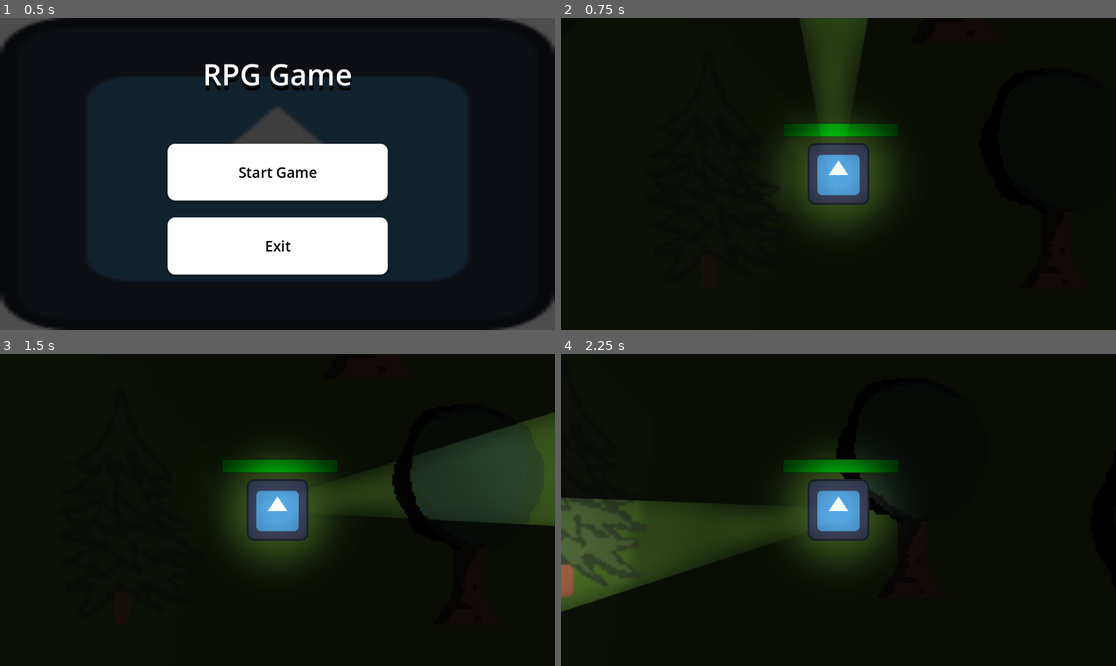
Above: before the commit, frames 1-4 (two rows, left to right).
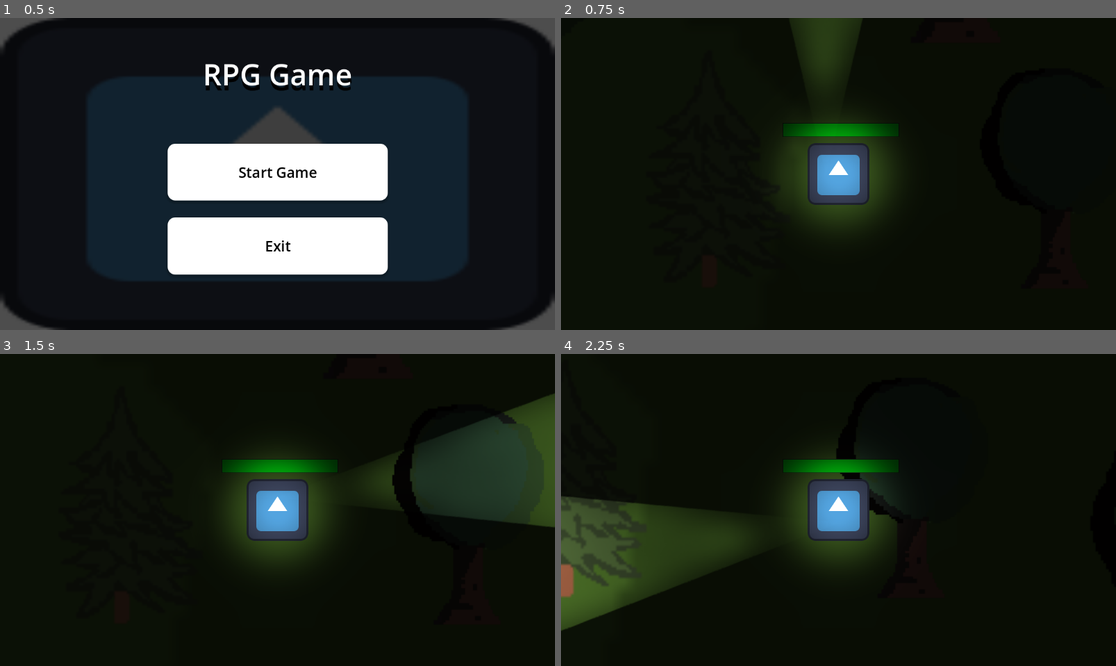
Above: after the commit, the same moments.

Repository: TDMXFFTF/RPG-GAME123
Game: Godot game, scene res://main_menu.tscn
Two runs of this game, one before a commit and one after it. Both use one fixed random seed, a clock stepped at 60 frames per second and the inputs below. The engine's default icon, where the game draws it, is replaced by a stand-in: a white triangle on a blue panel in a dark square.
Inputs (mouse positions are in pixels of both pictures, inside the frame that each line leads up to):
- Up to frame 1 (0.5 s): no input
- Up to frame 2 (0.75 s): click "Start Game" at 0.5 s
- Up to frame 3 (1.5 s): tap Enter at 1.25 s; move the mouse to (399, 494) at 1.27 s; hold D (right) from 1.28 s (still down)
- Up to frame 4 (2.25 s): move the mouse to (727, 525) at 2.02 s; release D (right) at 2.03 s; hold S (down) from 2.03 s (still down)

Frame 1 is identical in both runs. In frame 2, 0.7% of the frame differs, in the area x 41-56%, y 0-38%; in frame 3, 1.5%; in frame 4, 1.9%, in the area x 0-40%, y 45-89%.

Commit message:
bigger flashlight

Diff:
--- a/new-game-project/player.tscn
+++ b/new-game-project/player.tscn
@@ -25,12 +25,12 @@
 position = Vector2(570, 0)
 
 [node name="PointLight2D" type="PointLight2D" parent="Node2D/Marker2D"]
-position = Vector2(128, 0.00134182)
+position = Vector2(160.018, -13.9974)
 rotation = 4.71238
-scale = Vector2(0.17447, -0.462815)
+scale = Vector2(0.17447, -0.350322)
 range_z_min = 0
 texture = ExtResource("3_qbhfv")
-texture_scale = 8.0
+texture_scale = 10.0
 
 [node name="Sprite2D" type="Sprite2D" parent="."]
 texture = ExtResource("2_5llva")
Not shown, changed: new-game-project/icon.svg.import
Not shown: 1 places in new-game-project/main_menu.tscn that only renumber resources
Not shown: 1 places in new-game-project/player.tscn that only renumber resources
